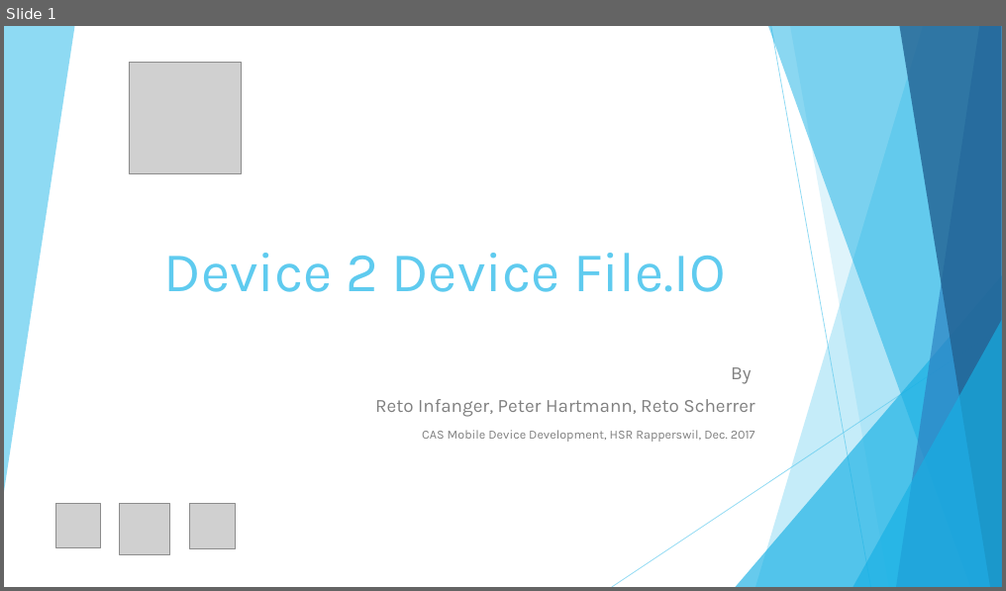
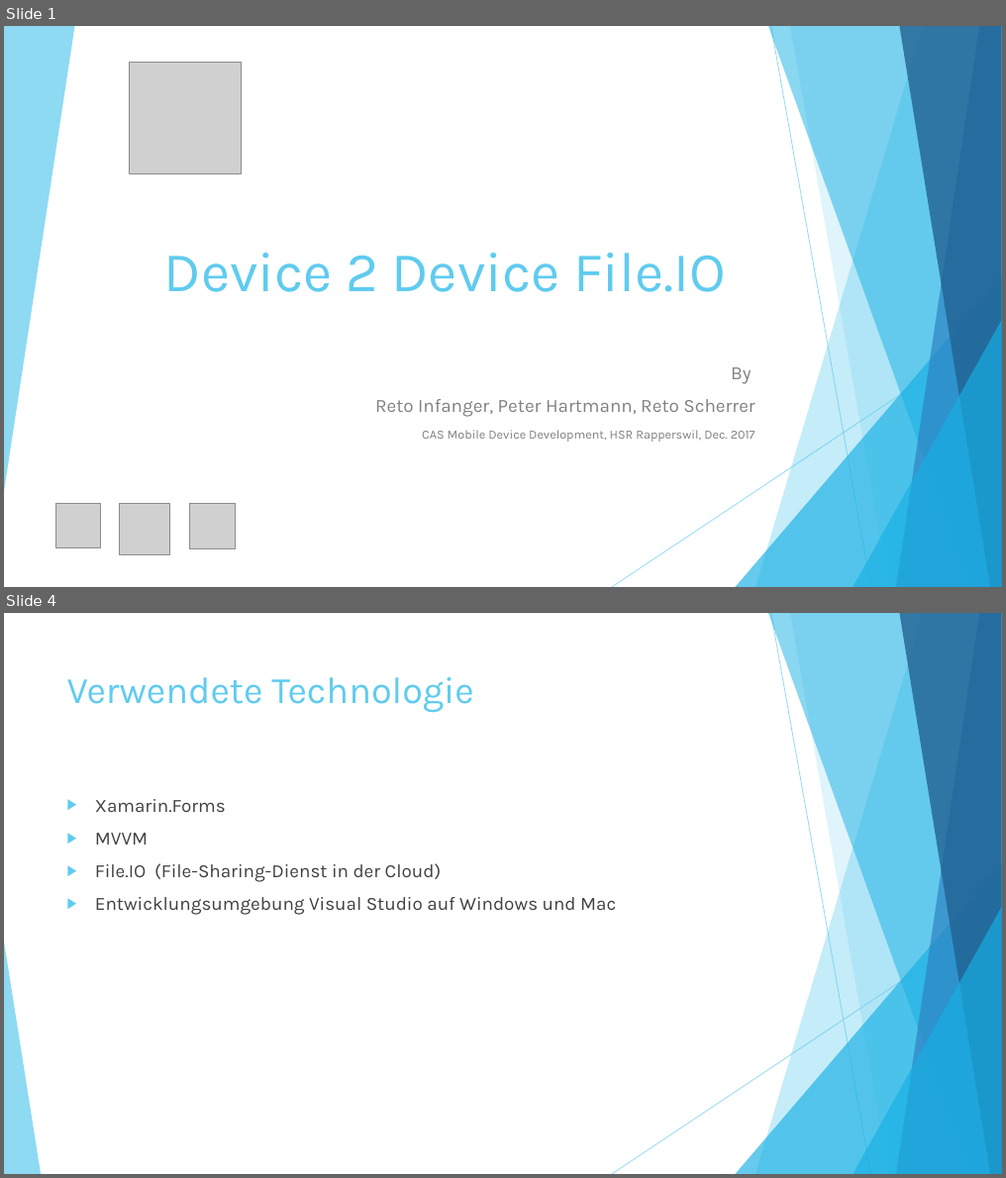
Before and after one commit to chrobacik/Device2Device-FileIO, a slide deck: Projekt Dokumente/Präsentation.pptx. Shown one above the other, each under a label of ours: slide 1 before the commit, slides 1 and 4 after it; the slides between them are not shown. The pictures are 1006x591 and 1006x1178 pixels, drawn with LibreOffice and Linux fonts; fonts in the diff are those of the drawing; grey boxes stand for pictures. Boxes give left, top, right and bottom in pixels: in the first picture for what was removed or moved away, otherwise in the second. Text is boxed around its words. In the diff, an @@ line names an element or a change of style, - is before the commit and + after.

```diff
--- a/Projekt Dokumente/Präsentation.pptx
+++ b/Projekt Dokumente/Präsentation.pptx
@@ slide 4 added at box(4, 613, 1002, 1174), background #FFFFFF; not listed: 9 template elements that a slide beside it also shows @@
@@ title added at box(67, 677, 473, 713), 36 pt, text #5FCBEF @@
+Verwendete Technologie
@@ text added at box(95, 799, 616, 915), 18 pt, text #404040 @@
+▶ Xamarin.Forms
+▶ MVVM
+▶ File.IO (File-Sharing-Dienst in der Cloud)
+▶ Entwicklungsumgebung Visual Studio auf Windows und Mac
@@ triangle added at box(4, 942, 41, 1174), fill #5FCBEF at 70% opacity @@
```
Also in this commit, not shown: 10 other slides added, 1 other file.
